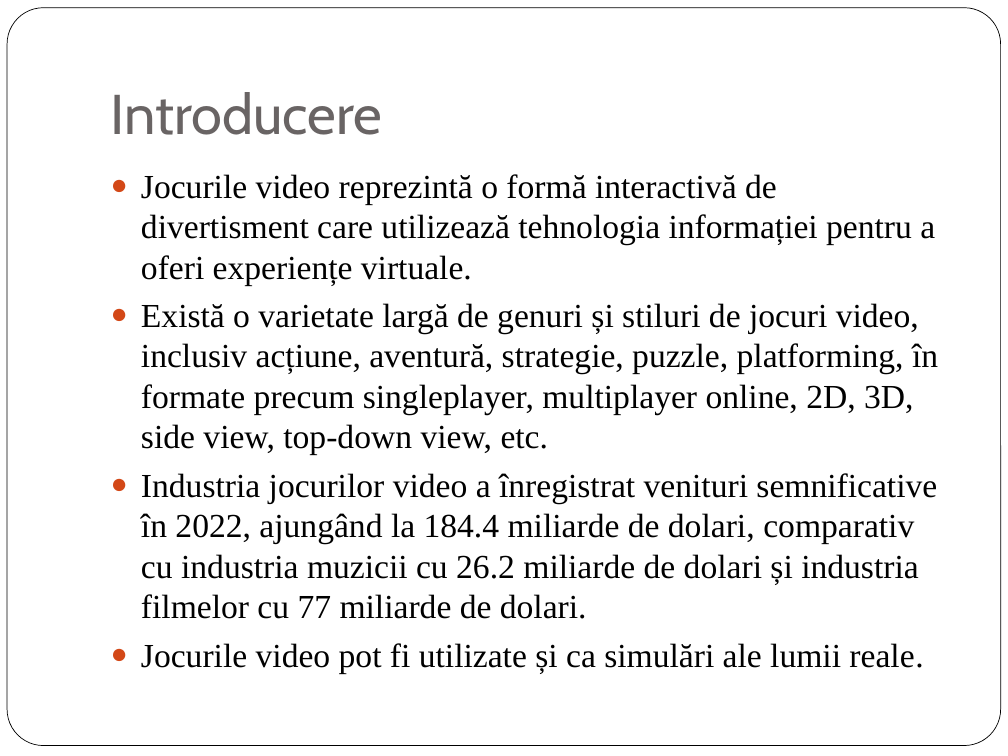
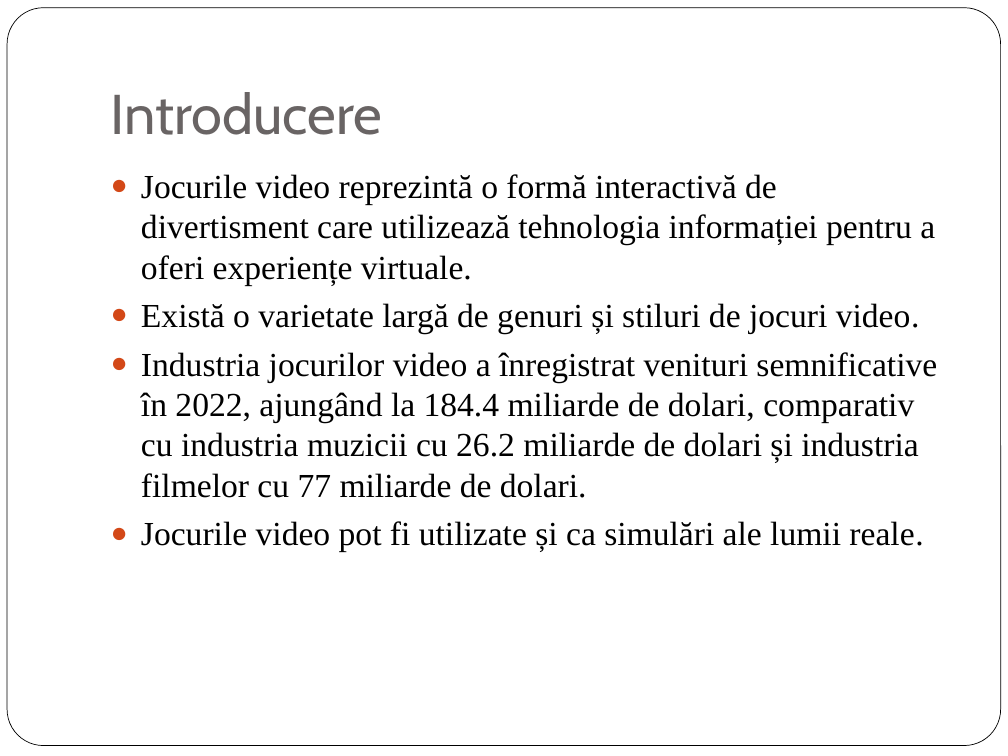
Before and after one commit to Mihai-Lazar26/Licenta, a slide deck: slide 2 of Prezentare Licenta.pptx. Drawn at 1008x756 pixels with LibreOffice and Linux fonts; fonts in the diff are those of the drawing. Boxes give left, top, right and bottom in pixels: in the first picture for what was removed or moved away, otherwise in the second. Text is boxed around its words. In the diff, an @@ line names an element or a change of style, - is before the commit and + after.

```diff
--- a/Prezentare Licenta.pptx
+++ b/Prezentare Licenta.pptx
@@ text at bbox=[141, 303, 920, 334]: text changed @@
-● Există o varietate largă de genuri și stiluri de jocuri video, inclusiv acțiune, aventură, strategie, puzzle, platforming, în formate precum singleplayer, multiplayer online, 2D, 3D, side view, top-down view, etc.
+● Există o varietate largă de genuri și stiluri de jocuri video.
```
Also in this commit, not shown: 4 other slides changed, 3 slides added, 13 slides removed, 1 other file.
